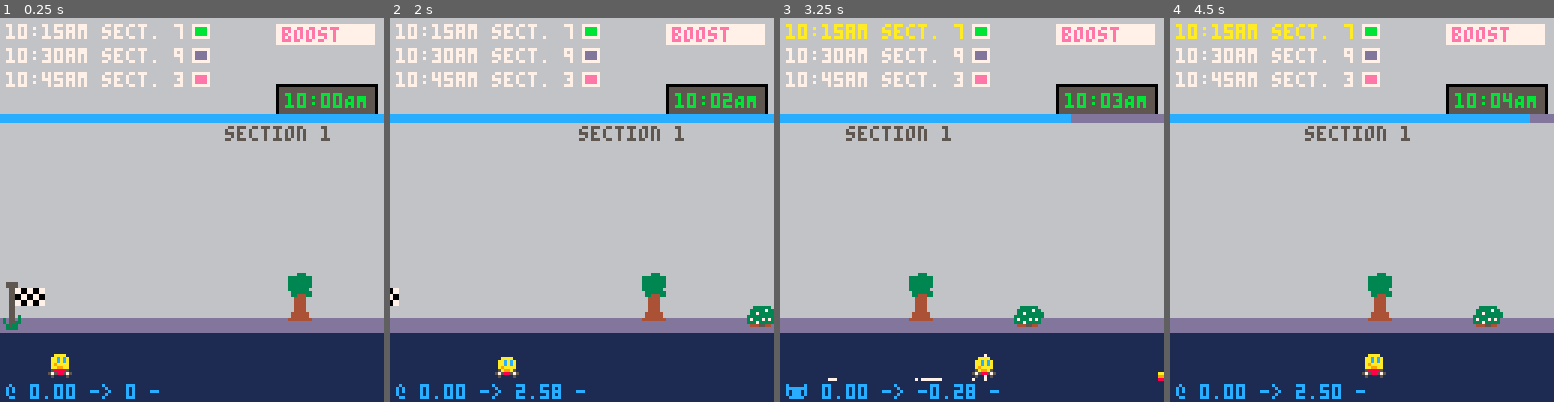
Above: before the commit, frames 1-4 (left to right).
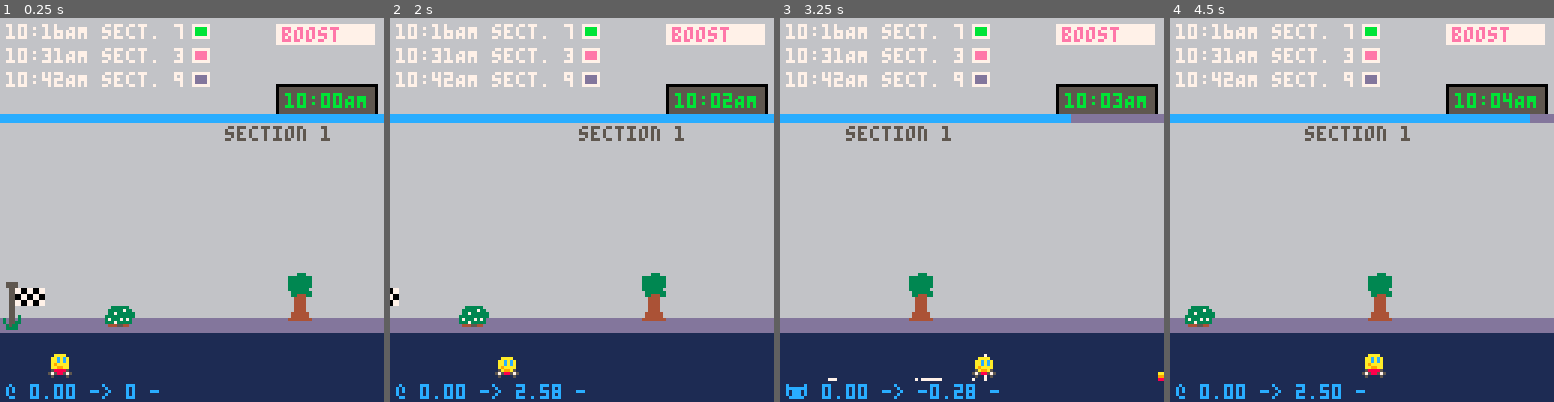
Above: after the commit, the same moments.

Repository: broquaint/pico8-carts
Game: PICO-8 cartridge racer.p8
The game is run twice, just before and just after one commit, with the same random seed, the same clock (stepped at 60 frames per second) and the same inputs.
Inputs:
- Up to frame 1 (0.25 s): no input
- Up to frame 2 (2 s): tap X (X key) at 0.33, 1.07, 1.85 s; tap O (Z key) at 0.7, 1.7 s; hold Right from 1.6 s (still down)
- Up to frame 3 (3.25 s): release Right at 2.1 s; tap O (Z key) at 2.1, 2.5, 2.9 s; hold Up 2.15-2.42 s; hold Right 2.47-3.03 s; tap X (X key) at 2.97 s; hold Left from 3.08 s (still down)
- Up to frame 4 (4.5 s): tap O (Z key) at 3.3, 3.7, 4.1 s; release Left at 3.58 s; hold Down 3.63-3.97 s; hold Right from 4.02 s (still down); tap X (X key) at 4.08 s

The runs differ from the first frame. In frame 1, 0.9% of the frame differs, in the area x 14-54%, y 1-81%; in frame 2, 1.2%; in frame 3, 1.4%; in frame 4, 1.8%, in the area x 1-87%, y 1-81%.

Commit message:
Start to make deliveries dynamic
Now deliveries can be taken on in the middle of the
level. Unfortunately it's still not interesting, not least because the
deliveries aren't well spaced etc. But ... maybe soon?

Diff:
--- a/racer.p8
+++ b/racer.p8
@@ -109,7 +109,10 @@
       length = lvl_len,
       complete_at = false,
       scene_map = {},
-      start_time = 600,
+      start_time = 600, -- doesn't change
+      delivery_time = 600, -- change as deliveries are added
+      prompt_for_help = true,
+      will_help = false,
    }
 
    scene = { make_bg_spr(spr_flag, { 0, 88 }) }
@@ -123,15 +126,6 @@
 
    populate_scenery()
    populate_geometry()
-
-   car.deliveries = shuffle(level.deliveries)
-   car.del_id_map = {}
-   local m = 15
-   for d in all(car.deliveries) do
-      car.del_id_map[d.id] = d
-      d.due = m
-      m += 15
-   end
 end
 
 function make_obj(pos, attr)
@@ -177,19 +171,22 @@
    return sections
 end
 
-function find_free_tile(tile_gen)
-   local new_tile = tile_gen()
+function find_free(gen, check)
+   local el = gen()
    -- Enter loop if the new tilet is already present to generate a new tile.
-   while(not is_tile_free(new_tile)) do
-      new_tile = tile_gen()
-   end
-   return new_tile
+   while(not check(el)) do
+      el = gen()
+   end
+   return el
 end
 
 function rand_tile_in_section(s)
-   return find_free_tile(function()
+   return find_free(
+      function()
          return s.x + g_tile_size * randx(flr(s.width / g_tile_size))
-   end)
+      end,
+      is_tile_free
+   )
 end
 
 function populate_scenery()
@@ -236,46 +233,65 @@
    end
 end
 
-function find_free_section(known, sec_gen)
-   function is_sec_in_set(sec_set, sec)
-      for s in all(sec_set) do
-         if(sec.id == s.section.id) return true
-      end
-      return false
-   end
-
-   local new_sec = sec_gen()
-   -- Enter loop if the new section is already present to generate a new section.
-   while(is_sec_in_set(known, new_sec)) do
-      new_sec = sec_gen()
-   end
-   return new_sec
-end
-
-delivery_id = 1
-function generate_deliveries()
+function make_delivery(deliveries)
+   function is_section_free(sec)
+      for s in all(deliveries) do
+         if(sec.id == s.section.id) return false
+      end
+      return true
+   end
    local function rand_section()
       -- Don't generate a delivery in the first or last section
       local idx =  1 + randx(#level.sections - 2)
       -- Only use odd indexes so the locations don't align with ramps.
       return level.sections[idx % 2 == 0 and idx + 1 or idx]
    end
-
+   local function rand_location()
+      return locations[randx(#locations)]
+   end
+   local function is_free_location(loc)
+      for l in all(deliveries) do
+         if l.id == loc.id then
+            return false
+         end
+      end
+      return true
+   end
+
+   local loc   = find_free(rand_location, is_free_location)
+   local sec   = find_free(rand_section, is_section_free)
+   local del_x = rand_tile_in_section(sec)
+
+   track_scene_obj(del_x)
+
+   level.delivery_time += (10 + randx(7))
+   local delivery = make_obj(
+      {del_x, loc.y_pos},
+      {
+         location=loc,
+         width=loc.spr[3],
+         id=delivery_id,
+         section=sec,
+         due=level.delivery_time,
+         delivered=false
+      }
+   )
+
+   return delivery
+end
+
+delivery_id = 1
+function add_delivery(deliveries, del)
+   deliveries[delivery_id] = del
+   delivery_id += 1
+end
+
+function generate_deliveries()
    local deliveries = {}
-   -- local colours    = { salmon, azure, lime, yellow, orange, red, coral }
-   local locs = copy_table(locations)
    -- TODO The number of deliveries needs to be more dynamic.
-   for i = 1,flr(level.length/400) do
-      local loc   = del(locs, locs[randx(#locs)])
-      local sec   = find_free_section(deliveries, rand_section)
-      local del_x = rand_tile_in_section(sec)
-      track_scene_obj(del_x)
-      deliveries[delivery_id] = make_obj(
-         {del_x, loc.y_pos},
-         {location=loc, width=loc.spr[3], id=delivery_id, section=sec}
-      )
-      -- The IDs happen to align with where the index in , it could diverge.
-      delivery_id += 1
+   for _ = 1,flr(level.length/400) do
+      local new_del = make_delivery(deliveries)
+      add_delivery(deliveries, new_del)
    end
 
    return deliveries
@@ -576,31 +592,39 @@
 end
 
 function handle_deliveries()
-   if #car.deliveries == 0 or car.jumping then
+   if car.jumping then
       return
    end
 
    local delivering = false
-   for idx = 1, #car.deliveries do
-      local cd      = car.deliveries[idx]
-      local del_loc = level.deliveries[cd.id]
-
+   for del in all(level.deliveries) do
       local cx0 = car.x
       local cx1 = car.x+8
 
-      local dx0 = del_loc.x
-      local dx1 = dx0+del_loc.width
-
-      if (cx1 > dx0 and cx1 < dx1) or (cx0 < dx1 and cx0 > dx0) then
+      local dx0 = del.x
+      local dx1 = dx0+del.width
+
+      if not del.delivered and ((cx1 > dx0 and cx1 < dx1) or (cx0 < dx1 and cx0 > dx0)) then
          delivering = true
          if car.del_start == 0 then
             car.del_start = t()
          end
+         -- Don't prompt on the first delivery.
+         if any(level.deliveries, function(d) return d.delivered end) then
+            if btn(b_x) and level.prompt_for_help then
+               level.prompt_for_help = false
+               level.will_help = true
+               local new_del = make_delivery(level.deliveries)
+               add_delivery(level.deliveries, new_del)
+            elseif btnp(b_z) then
+               level.prompt_for_help = false
+               level.will_help = false
+            end
+         end
          if t() - car.del_start > g_del_time then
-            deli(car.deliveries, idx)
-            car.del_id_map[cd.id] = nil
+            del.delivered = true
             car.del_start = 0
-            if #car.deliveries == 0 then
+            if #level.deliveries == 0 then
                level.complete_at = t()
             end
             return
@@ -720,7 +744,7 @@
       local del_x = wrapped_x(d)
       if should_draw(del_x, d.width) then
          render_sprite(d.location.spr, del_x, d.y)
-         if car.del_id_map[d.id] != nil then
+         if not d.delivered then
             local dw = del_x + d.width
             if car.del_start > 0 and not car.jumping then
                local perc = 22 * ((t() - car.del_start) / g_del_time)
@@ -728,6 +752,13 @@
 
                rectfill(del_x,     105, dw,     dy1, white)
                rectfill(del_x + 1, 105, dw - 1, dy1, magenta)
+               -- Don't prompt on the first delivery.
+               if any(level.deliveries, function(d) return d.delivered end) then
+                  if level.prompt_for_help then
+                     print('help the robots?', 20, 64, white)
+                     print(' ❎ ok 🅾️ no way', 40, 70, white)
+                  end
+               end
             else
                rectfill(del_x,     105, dw,     127, dim_grey)
                rectfill(del_x + 1, 105, dw - 1, 127, navy)
@@ -810,15 +841,18 @@
    rectfill(92, 22, 125, 31, black)
    rectfill(93, 23, 124, 31, dim_grey)
    print(clock_time(t() + level.start_time), 95, 25, lime)
-   for idx = 1,#car.deliveries do
-      local d      = car.deliveries[idx]
-      local before = '10:' .. d.due .. 'am'
-      local rem    = d.due - t()
-      local del_y  = (idx-1) * 8 + 2
-      local col    = rem > 12 and white or rem > 6 and yellow or rem > 0 and salmon or red
-      print(before .. ' sect. '..d.section.id, 2, del_y, col)
-      rectfill(64, del_y, 69, del_y + 4, white)
-      rectfill(65, del_y+1, 68, del_y + 3, d.section.colour)
+   local del_offset = 0
+   for d in all(level.deliveries) do
+      if not d.delivered then
+         local before = clock_time(d.due)
+         local rem    = d.due - t()
+         local del_y  = del_offset * 8 + 2
+         local col    = rem > 12 and white or rem > 6 and yellow or rem > 0 and salmon or red
+         del_offset += 1
+         print(before .. ' sect. '..d.section.id, 2, del_y, col)
+         rectfill(64, del_y, 69, del_y + 4, white)
+         rectfill(65, del_y+1, 68, del_y + 3, d.section.colour)
+      end
    end
 
    local dbg = DEBUG and '🐱' or '@'
